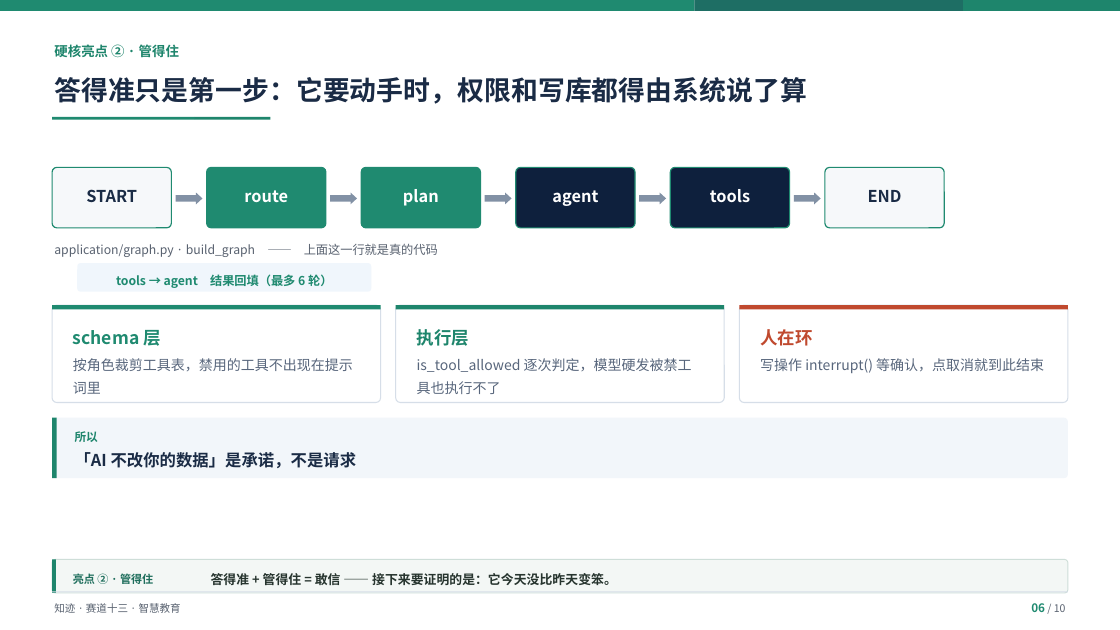
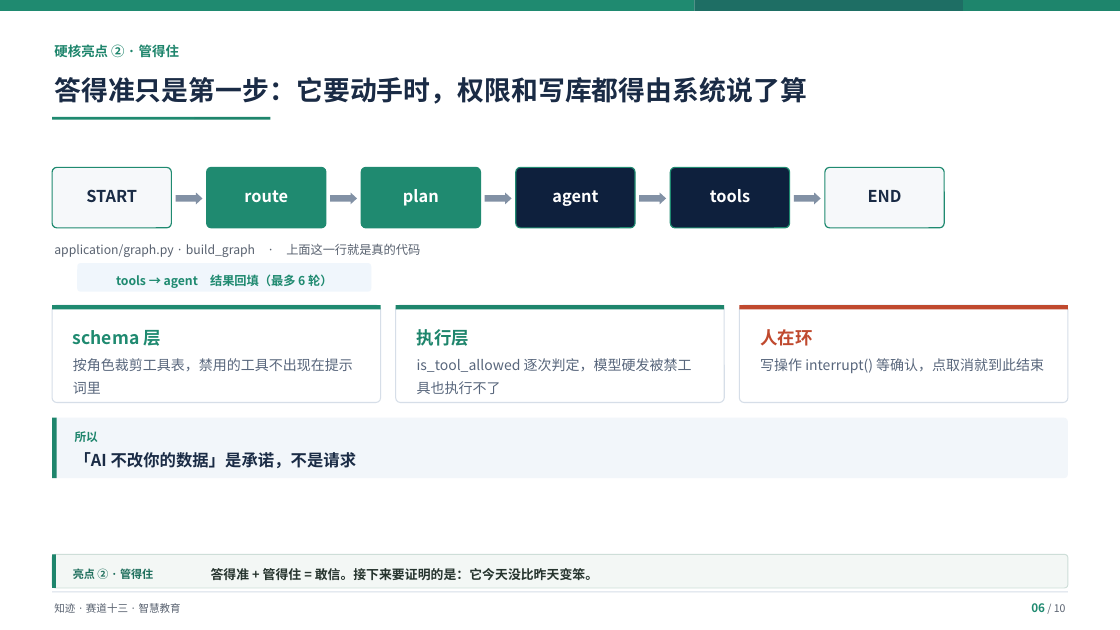
Before and after one commit to Baicaicn23/StudyGraph, a slide deck: slide 6 of docs/作品集/参赛/知迹答辩/知迹答辩.pptx. Drawn at 1120x630 pixels with LibreOffice and Linux fonts; fonts in the diff are those of the drawing. Boxes give left, top, right and bottom in pixels: in the first picture for what was removed or moved away, otherwise in the second. Text is boxed around its words. In the diff, an @@ line names an element or a change of style, - is before the commit and + after.

```diff
--- a/docs/作品集/参赛/知迹答辩/知迹答辩.pptx
+++ b/docs/作品集/参赛/知迹答辩/知迹答辩.pptx
@@ text at [54,244,420,257]: text changed @@
-application/graph.py · build_graph —— 上面这一行就是真的代码
+application/graph.py · build_graph · 上面这一行就是真的代码
@@ 1 text, 1 rounded rectangle, 1 rectangle: place and size @@
-1 text, 1 rounded rectangle, 1 rectangle at [52,560,1068,593]
+1 text, 1 rounded rectangle, 1 rectangle at [52,555,1068,588]
@@ text at [211,568,598,580]: text changed @@
-答得准 + 管得住 = 敢信 —— 接下来要证明的是：它今天没比昨天变笨。
+答得准 + 管得住 = 敢信。接下来要证明的是：它今天没比昨天变笨。
```
Also in this commit, not shown: 8 other slides changed, 2 other files.
